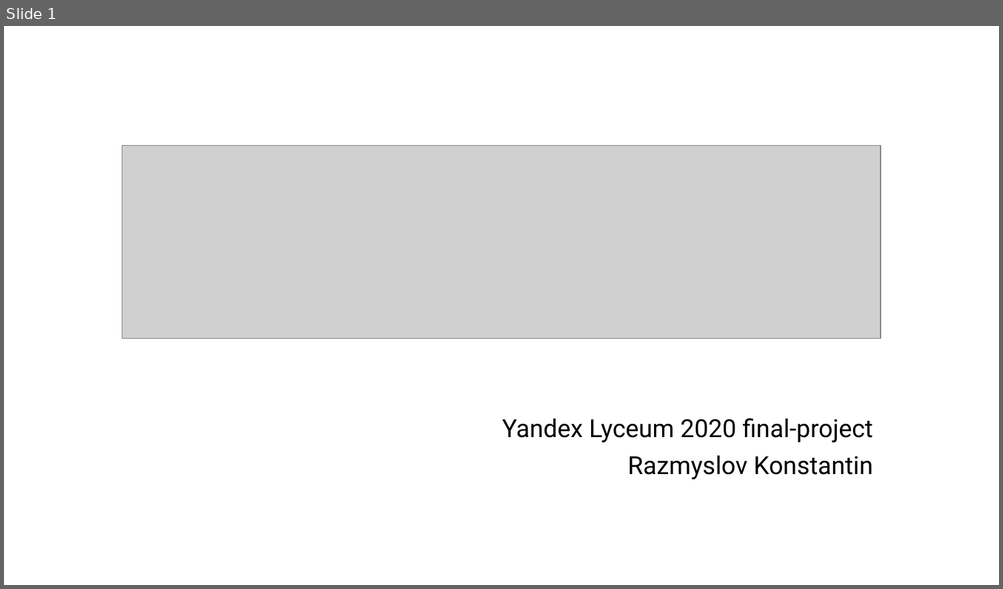
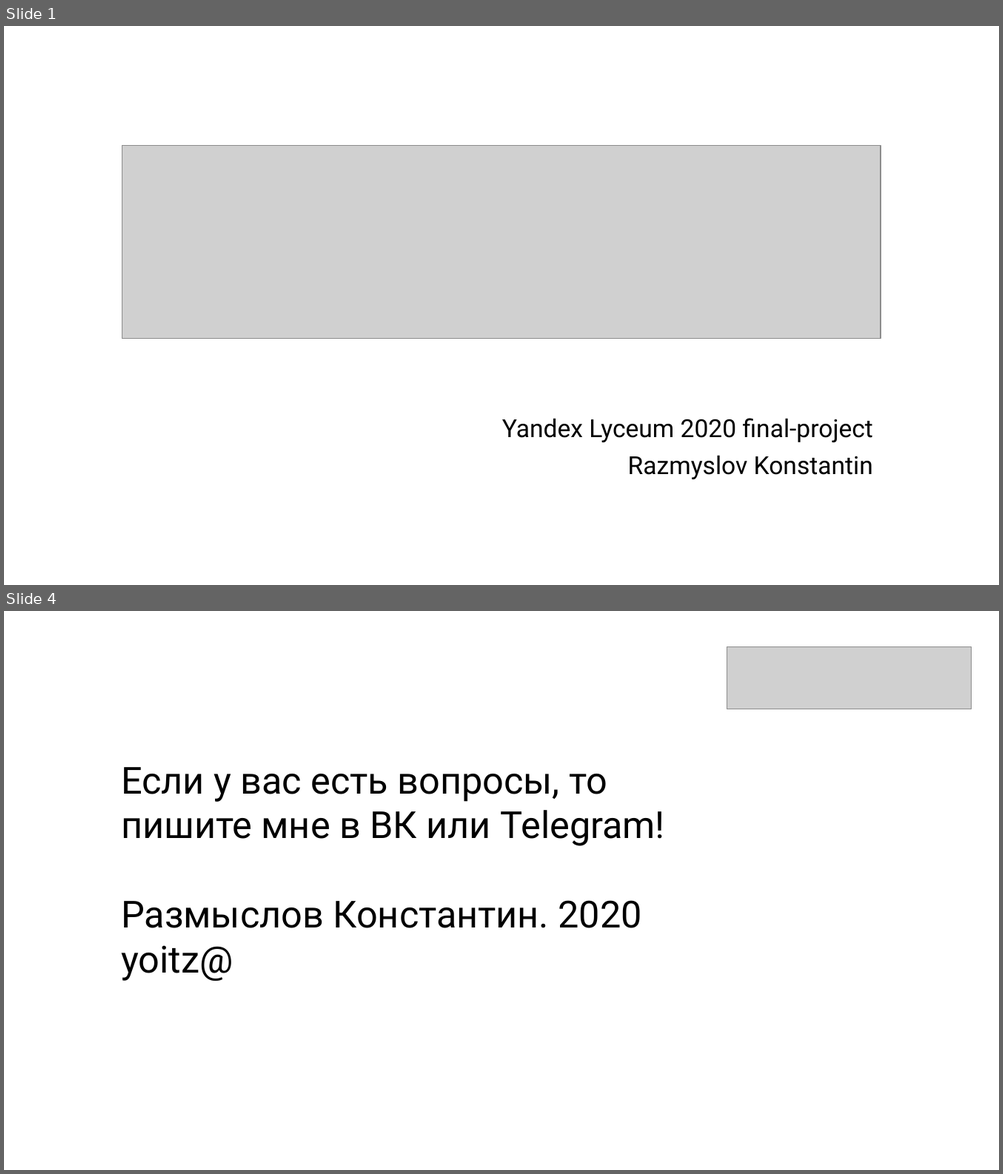
Before and after one commit to YoitzWolf/oxygen, a slide deck: documents/view-master.pptx. Shown one above the other, each under a label of ours: slide 1 before the commit, slides 1 and 4 after it; the slides between them are not shown. The pictures are 1003x589 and 1003x1174 pixels, drawn with LibreOffice and Linux fonts; fonts in the diff are those of the drawing; grey boxes stand for pictures. Boxes give left, top, right and bottom in pixels: in the first picture for what was removed or moved away, otherwise in the second. Text is boxed around its words. In the diff, an @@ line names an element or a change of style, - is before the commit and + after.

```diff
--- a/documents/view-master.pptx
+++ b/documents/view-master.pptx
@@ slide 4 added at [4, 611, 999, 1170], background #FFFFFF @@
@@ picture added at [727, 647, 972, 709] @@
@@ text added at [121, 767, 665, 981], 36 pt, text #000000 @@
+Если у вас есть вопросы, то пишите мне в ВК или Telegram!
+Размыслов Константин. 2020 yoitz@
```
Also in this commit, not shown: 2 other slides added, 1 slide removed.
